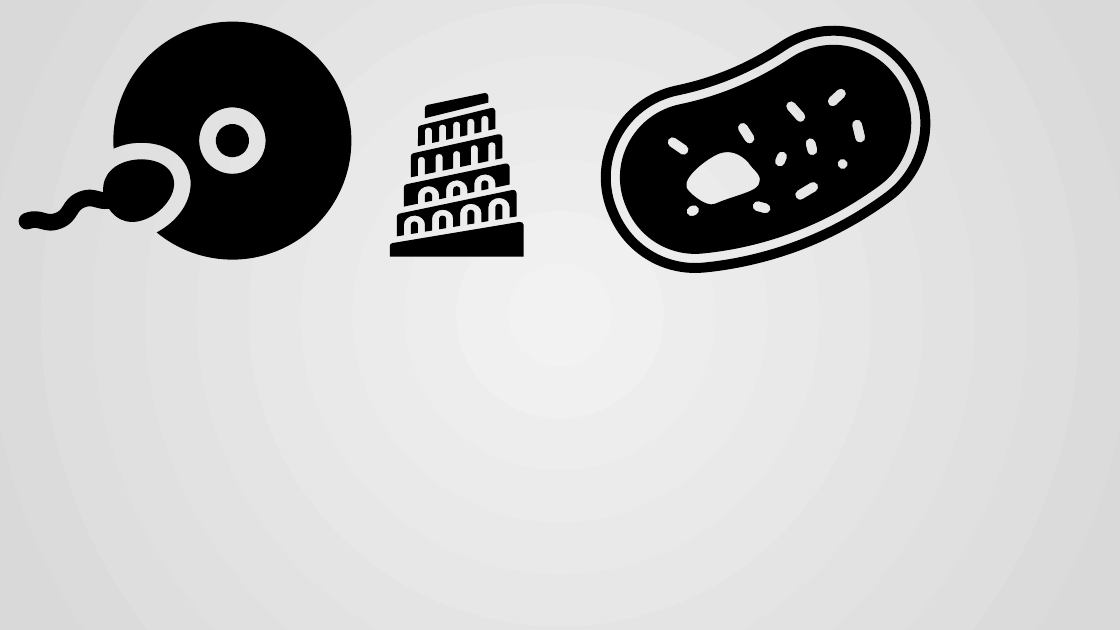
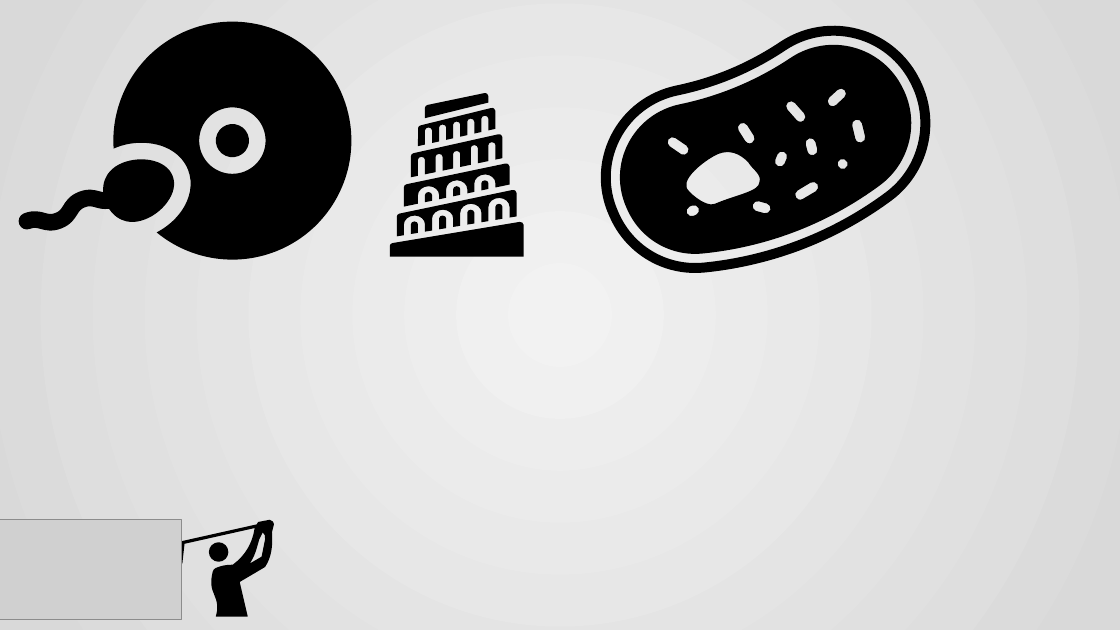
Before and after one commit to histopen/assets, a slide deck: slide 3 of Icons_TimeMarks/BACKUP tm_icons/skulls.pptx. Drawn at 1120x630 pixels with LibreOffice and Linux fonts; fonts in the diff are those of the drawing; grey boxes stand for pictures. Boxes give left, top, right and bottom in pixels: in the first picture for what was removed or moved away, otherwise in the second. Text is boxed around its words. In the diff, an @@ line names an element or a change of style, - is before the commit and + after.

```diff
--- a/Icons_TimeMarks/BACKUP tm_icons/skulls.pptx
+++ b/Icons_TimeMarks/BACKUP tm_icons/skulls.pptx
@@ picture added at [0, 520, 181, 619] @@
@@ freeform shape added at [170, 520, 274, 617], fill #000000 @@
```
Also in this commit, not shown: 4 other files.
